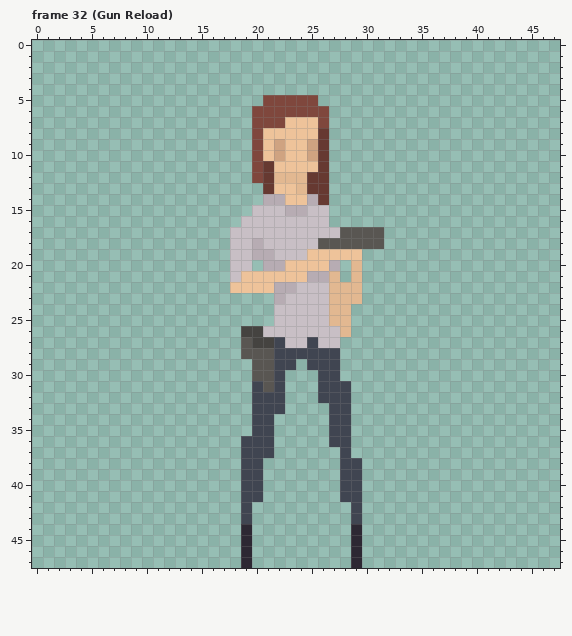
Pixel-art file -- Sprites/player_weapons.ase. That is the earlier state.
48x48 pixels, 52 frames. Colours within 5 levels of each other are drawn and written as one. Shown: frame 32 (Gun Reload). The commit also changed other frames, which this record leaves out.
Now the later version:
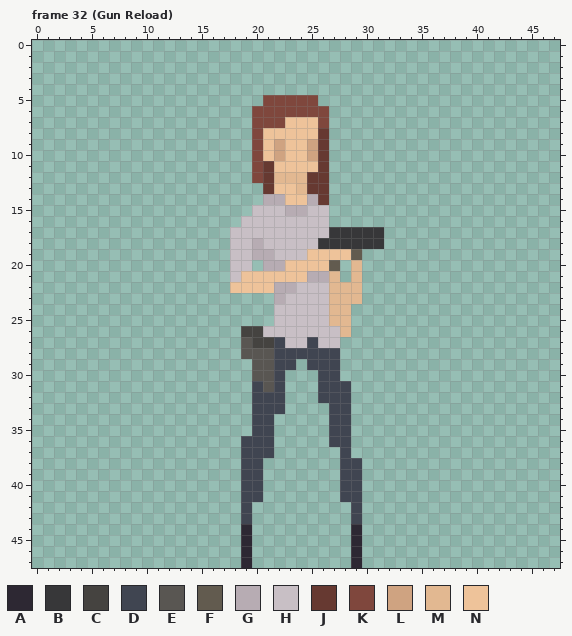
Palette (. is transparent): A #2d2833  B #373739  C #454340  D #404551  E #595652  F #625b4f  G #b7acb3  H #c8bfc5  J #663931  K #7f473d  L #cfa381  M #e2b891  N #eec39a
Change:
Frame 32 (Gun Reload):
y 17: x 27..31 HEEEE -> BBBBB
y 18: x 26..31 EEEEEE -> BBBBBB
y 19: x 29 N -> F
y 20: x 27 G -> F
